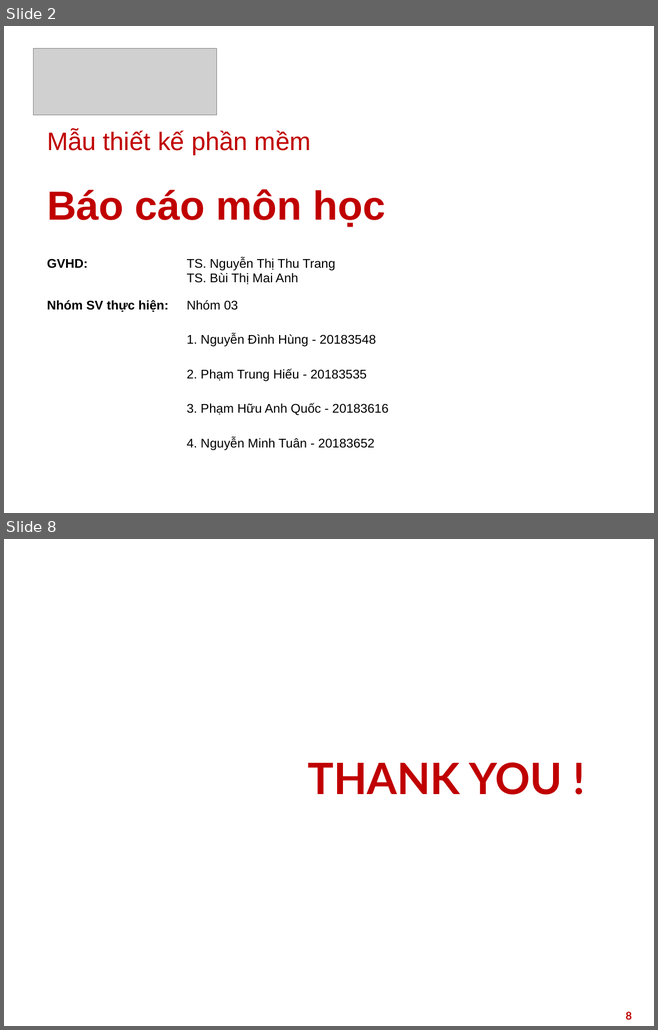
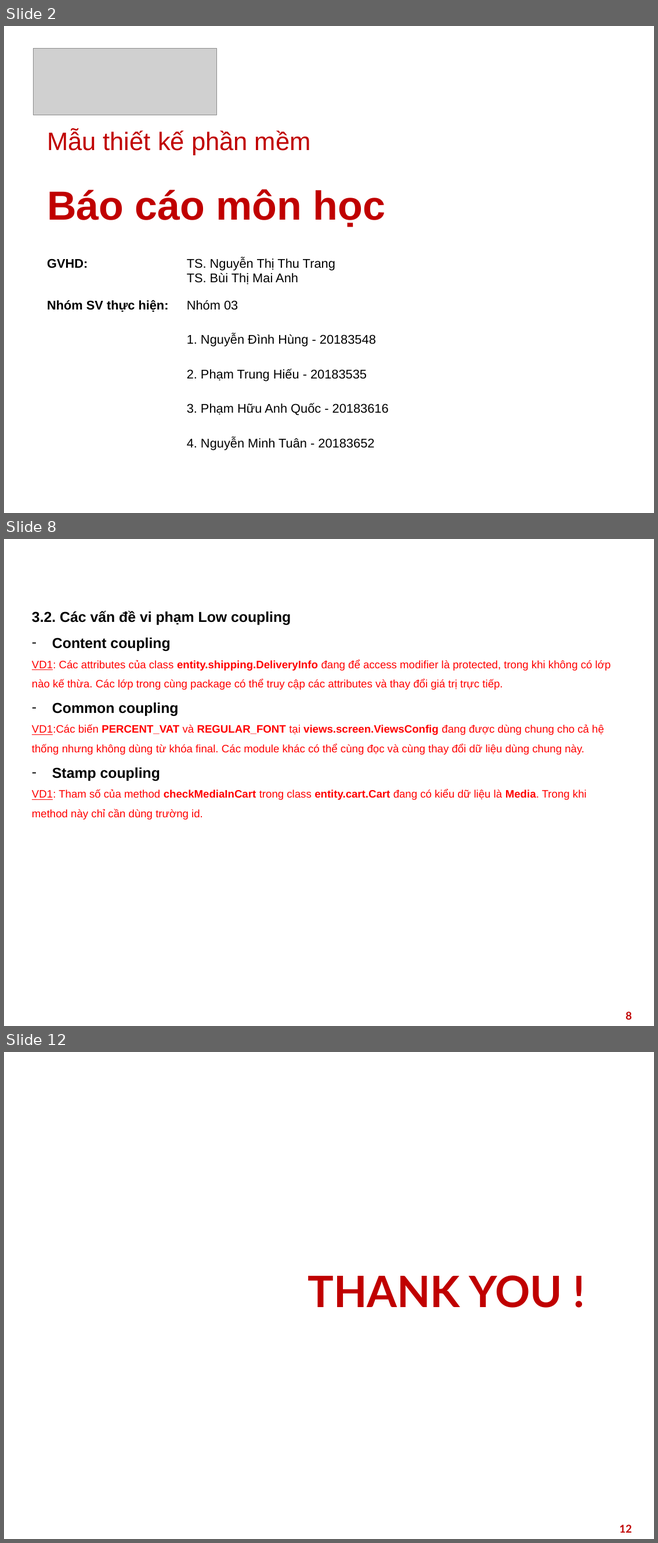
Before and after one commit to HieuPham2000/DP.20212.03, a slide deck: presentation/Design_Pattern_Slide.pptx. Shown one above the other, each under a label of ours: slides 2 and 8 before the commit, slides 2, 8 and 12 after it; the slides between them are not shown. The pictures are 658x1030 and 658x1543 pixels, drawn with LibreOffice and Linux fonts; fonts in the diff are those of the drawing; grey boxes stand for pictures; background and template pictures are left out. Boxes give left, top, right and bottom in pixels: in the first picture for what was removed or moved away, otherwise in the second. Text is boxed around its words. In the diff, an @@ line names an element or a change of style, - is before the commit and + after.

```diff
--- a/presentation/Design_Pattern_Slide.pptx
+++ b/presentation/Design_Pattern_Slide.pptx
@@ slide 8 added at <box>4,539,654,1026</box>, background picture (left out) @@
@@ title added at <box>21,545,637,577</box>, 28 pt, text #FFFFFF, bold @@
+3. Đánh giá, refactor
@@ text added at <box>32,611,611,820</box>, 12 pt, text #FF0000 @@
+3.2. Các vấn đề vi phạm Low coupling
+– Content coupling
+                VD1: Các attributes của class entity.shipping.DeliveryInfo đang để access modifier là protected, trong khi không có lớp nào kế thừa. Các lớp trong cùng package có thể truy cập các attributes và thay đổi giá trị trực tiếp.
+                – Common coupling
+                VD1:Các biến PERCENT_VAT và REGULAR_FONT tại views.screen.ViewsConfig đang được dùng chung cho cả hệ thống nhưng không dùng từ khóa final. Các module khác có thể cùng đọc và cùng thay đổi dữ liệu dùng chung này.
+                – Stamp coupling
+                VD1: Tham số của method checkMediaInCart trong class entity.cart.Cart đang có kiểu dữ liệu là Media. Trong khi method này chỉ cần dùng trường id.
@@ page number added at <box>625,1012,632,1020</box>, 12 pt, text #C00000, bold @@
+8
@@ what was slide 8 is now slide 12 @@
@@ page number at <box>619,1525,632,1533</box>: text changed @@
-8
+12
```
Also in this commit, not shown: 4 slides changed, 4 other slides added, 1 slide removed.
